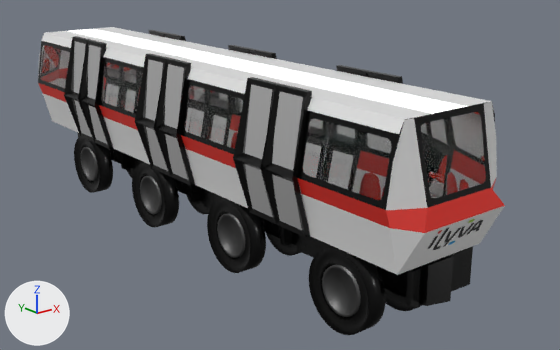
The glTF model 3d/models/subway_v2/subway.glb, before and after one commit.
The view is the same before and after, from a 50 mm lens placed at (-9.1, -13.7, 4.94), pointed at (1.02, -1.05, -0.12). The lights are fixed; the arrows at lower left show +X, +Y and +Z. Where no turn or scale is listed for an object, it has been applied to the vertices. Vertices at the same position are counted once.

Names of what the first picture shows: 'BackWall', 'DoorL', 'DoorR', 'FloorRoof', 'Walls', 'Wheels'.
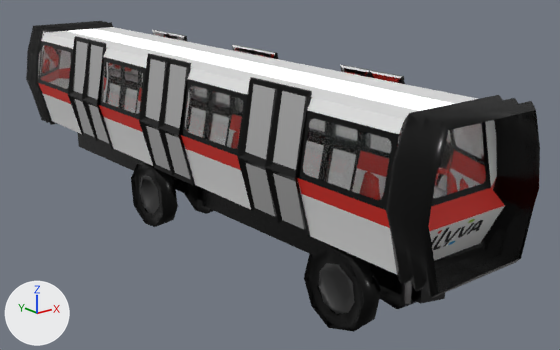
Pixel boxes [x1, y1, x2, y2] of what changed, in the pictures (560 x 350 px):
'Wheels', reshaped (8% narrower): before [74, 132, 473, 335]; after [77, 132, 445, 332]
'BackSeparation', added (black): after [386, 95, 540, 298]
'DoorR', reshaped, moved: before [80, 33, 404, 237]; after [82, 33, 405, 237]
'DoorL', reshaped, moved: before [64, 30, 370, 224]; after [68, 30, 371, 224]
'FrontSeparation', added (black): after [26, 21, 113, 125]
part 1 of me_cube_008, rebuilt: before [132, 163, 179, 227]; after [131, 162, 178, 227]
part 2 of me_cube_008, rebuilt: before [309, 246, 386, 335]; after [304, 245, 381, 332]
part 3 of me_cube_008, rebuilt (9% taller): before [385, 289, 422, 311]; after [379, 285, 416, 309]
part 4 of me_cube_008, rebuilt: before [203, 188, 454, 306]; after [202, 188, 445, 304]
part 5 of me_cube_008, rebuilt (not visible afterwards): before [451, 246, 473, 291]
part 6 of me_cube_008, deleted (black): before [74, 136, 421, 308]
part 7 of me_cube_008, cut back: before [77, 132, 210, 214]; after [77, 132, 214, 214]
part 8 of me_cube_008, added: after [401, 281, 412, 305]
part 9 of me_cube_003, built on: before [64, 30, 370, 223]; after [68, 30, 371, 221]
part 10 of me_cube_006, built on: before [89, 33, 404, 237]; after [92, 33, 405, 237]

What changed in the scene script:
```text
Change me_cube_003:
    remove me_cube_003.from_pydata(...)  # 168 vertices, 288 faces; spans x -1.45..1.45, y -0.4..7.6, z 0.0..2.5
    add me_cube_003.from_pydata(...)  # 168 vertices, 336 faces; spans x -1.4..1.4, y -0.4..7.6, z 0.0..2.5
    me_cube_003 part 9
    9 vertices are removed from x -1.2..1.2, y -0.3..6.9, z 1.0..1.2
    57 faces are deleted
    39 vertices in x -1.45..1.2, y -0.4..7.6, z 0.0..2.5 move by (0.05, 0.0, 0.0)
    36 vertices in x -1.2..1.45, y -0.4..7.6, z 0.0..2.5 move by (-0.05, 0.0, 0.0)
    6 vertices in x 1.25, y -0.4..7.6, z 1.1 move by (0.1, 0.0, 0.0)
    6 vertices in x -1.25, y -0.4..7.6, z 1.1 move by (-0.1, 0.0, 0.0)
    9 new vertices lie (0.0, -0.6, 0.0) away from vertices in x -1.2..1.2, y 0.3..7.5, z 1.0..1.2
    75 new faces join them, mat_black_001 (black #000000)
    30 new faces join them, mat_glass (white #ffffff)
Change me_cube_006:
    remove me_cube_006.from_pydata(...)  # 168 vertices, 288 faces; spans x -1.4..1.4, y -0.4..7.6, z 0.0..2.5
    add me_cube_006.from_pydata(...)  # 168 vertices, 336 faces; spans x -1.4..1.4, y -0.4..7.6, z 0.0..2.5
    me_cube_006 part 10
    9 vertices are removed from x -1.2..1.2, y -0.3..6.9, z 1.0..1.2
    57 faces are deleted
    39 vertices in x 1.0..1.3, y -0.4..7.6, z 0.0..2.5 move by (0.05, 0.0, 0.0)
    36 vertices in x -1.3..-1.0, y -0.4..7.6, z 0.0..2.5 move by (-0.05, 0.0, 0.0)
    9 new vertices lie (0.0, -0.6, 0.0) away from vertices in x -1.2..1.2, y 0.3..7.5, z 1.0..1.2
    75 new faces join them, mat_black_001 (black #000000)
    30 new faces join them, mat_glass (white #ffffff)
Change me_cube_008:
    remove me_cube_008.from_pydata(...)  # 1885 vertices, 3456 faces; spans x -0.91..1.0, y -11.02..1.8, z -0.95..0.6
    add me_cube_008.from_pydata(...)  # 205 vertices, 345 faces; spans x -0.92..1.0, y -10.9..1.8, z -0.96..0.6
    me_cube_008 part 1: the loose piece of 224 vertices spanning x -0.91..-0.54, y -3.96..-2.46, z -0.95..0.55 is rebuilt with 43 vertices and now spans x -0.92..-0.54, y -3.89..-2.4, z -0.96..0.58
    me_cube_008 part 2: the loose piece of 224 vertices spanning x -0.91..-0.54, y -10.37..-8.87, z -0.95..0.55 is rebuilt with 43 vertices and now spans x -0.91..-0.54, y -10.27..-8.73, z -0.96..0.54
    me_cube_008 part 3: the loose piece of 224 vertices spanning x 0.49..0.86, y -10.37..-8.87, z -0.95..0.55 is rebuilt with 42 vertices and now spans x 0.49..0.86, y -10.26..-8.73, z -0.94..0.54
    me_cube_008 part 4: the loose piece of 13 vertices spanning x -0.3..0.3, y -11.02..-4.61, z -0.2..0.6 is rebuilt with 8 vertices and now spans x -0.3..0.3, y -10.9..-4.55, z -0.2..0.6
    me_cube_008 part 5: the loose piece of 8 vertices spanning x 0.31..1.0, y -10.87..-10.72, z -0.18..0.56 is rebuilt with 5 vertices and now spans x 0.31..1.0, y -10.75..-10.65, z -0.18..0.56
    me_cube_008 part 6: 9 loose pieces with 936 vertices, spanning x -0.91..1.0, y -10.87..0.75, z -0.95..0.56, are deleted
    me_cube_008 part 7: 1 vertex moved within x 0.49, y -3.49, z -0.89; 235 vertices removed from x -0.3..0.86, y -4.61..-1.4, z -0.95..0.6; 44 vertices added at x -0.3..0.86, y -4.55..-2.38, z -0.96..0.6
    me_cube_008 part 8: 5 vertices added at x -0.5..-0.3, y -10.75..-10.65, z -0.2..0.5
Change ob_doorl:
    ob_doorl.location: (0.0, -3.2, 0.0) -> (0.05, -3.2, 0.0)
Change ob_doorr:
    ob_doorr.location: (0.0, -4.0, 0.0) -> (0.05, -4.0, 0.0)
Add ob_frontseparation:
    ob_frontseparation = bpy.data.objects.new('FrontSeparation', me_plane_002)  # 84 vertices, 144 faces; spans x -1.35..1.35, y 6.4..7.2, z -0.12..2.52; in mat_black (black #000000)
    ob_frontseparation.location = (0.0, 0.0, 0.0)
Add ob_backseparation:
    ob_backseparation = bpy.data.objects.new('BackSeparation', me_plane_001)  # 84 vertices, 144 faces; spans x -1.35..1.35, y -7.2..-6.4, z -0.12..2.52; in mat_black (black #000000)
    ob_backseparation.location = (0.0, 0.0, 0.0)
```
